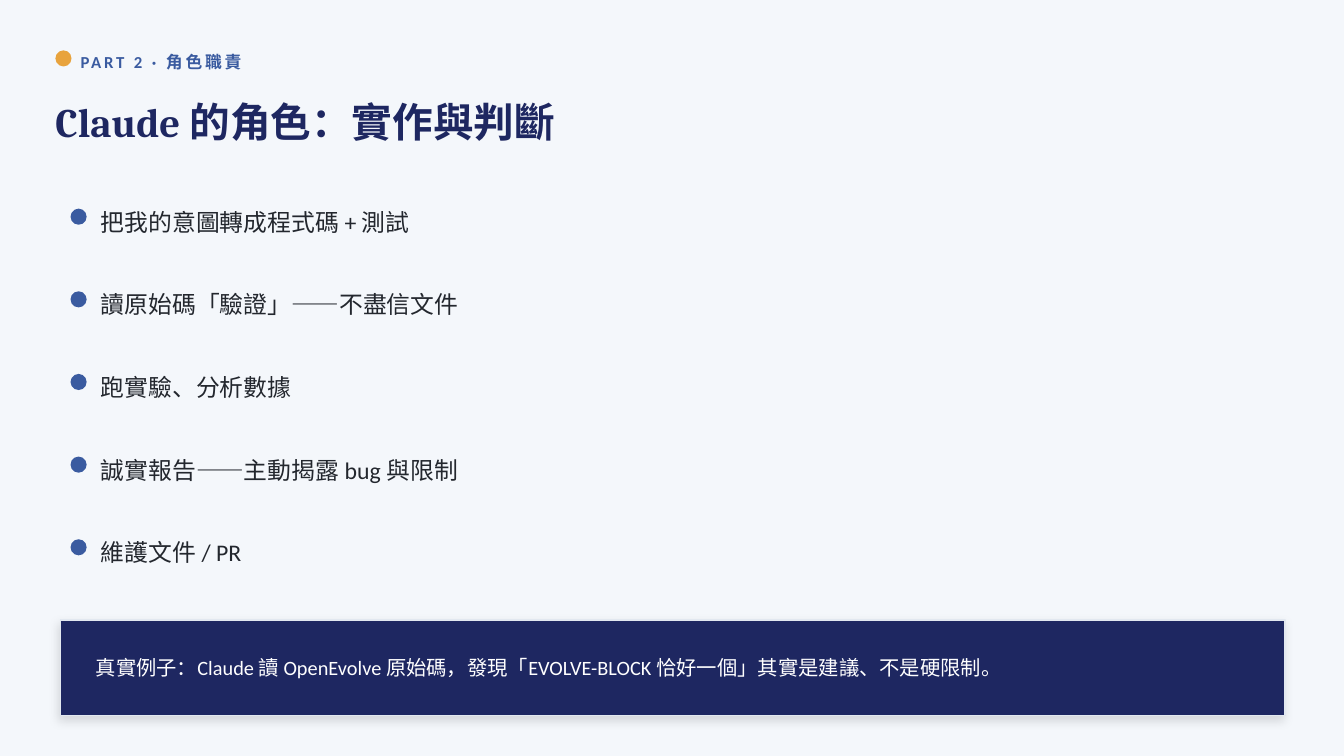
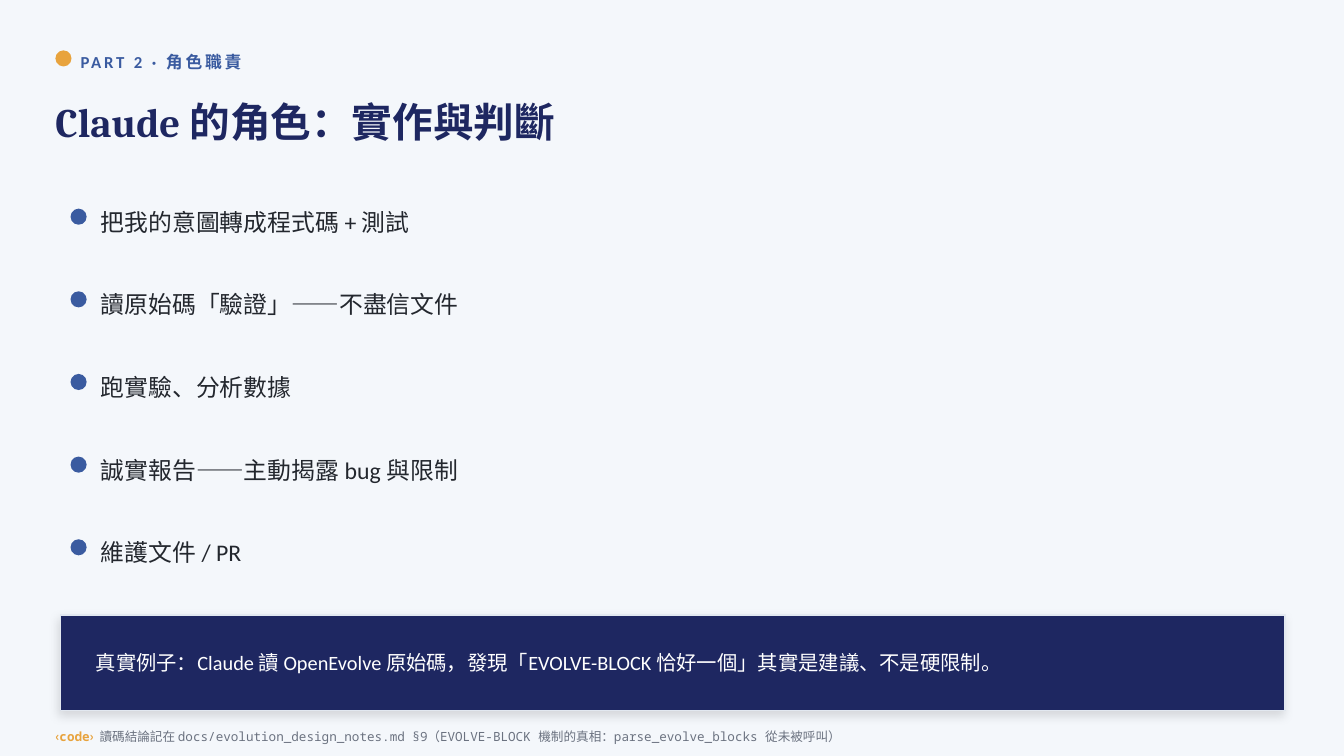
Before and after one commit to yuchieh/AgentSocietyChallenge_OpenEvolve, a slide deck: slide 11 of docs/slides/三層協作工作流_教學投影片.pptx. Drawn at 1344x756 pixels with LibreOffice and Linux fonts; fonts in the diff are those of the drawing. Boxes give left, top, right and bottom in pixels: in the first picture for what was removed or moved away, otherwise in the second. Text is boxed around its words. In the diff, an @@ line names an element or a change of style, - is before the commit and + after.

```diff
--- a/docs/slides/三層協作工作流_教學投影片.pptx
+++ b/docs/slides/三層協作工作流_教學投影片.pptx
@@ rectangle: place and size @@
-rectangle at box(60, 620, 1286, 716)
+rectangle at box(60, 615, 1286, 711)
@@ text "真實例子：Claude 讀 OpenEvolve 原始碼，發現「EVOLVE-BLOCK 恰好一個」其實是建議、不是硬限 ...": place and size @@
-text "真實例子：Claude 讀 OpenEvolve 原始碼，發現「EVOLVE-BLOCK 恰好一個」其實是建議、不是硬限 ..." at box(96, 657, 1002, 679)
+text "真實例子：Claude 讀 OpenEvolve 原始碼，發現「EVOLVE-BLOCK 恰好一個」其實是建議、不是硬限 ..." at box(96, 652, 1002, 674)
@@ text added at box(55, 730, 841, 744), 9 pt, text #6B7280 @@
+‹code› 讀碼結論記在 docs/evolution_design_notes.md §9（EVOLVE-BLOCK 機制的真相：parse_evolve_blocks 從未被呼叫）
```
Also in this commit, not shown: 25 other slides changed, 3 other files.
